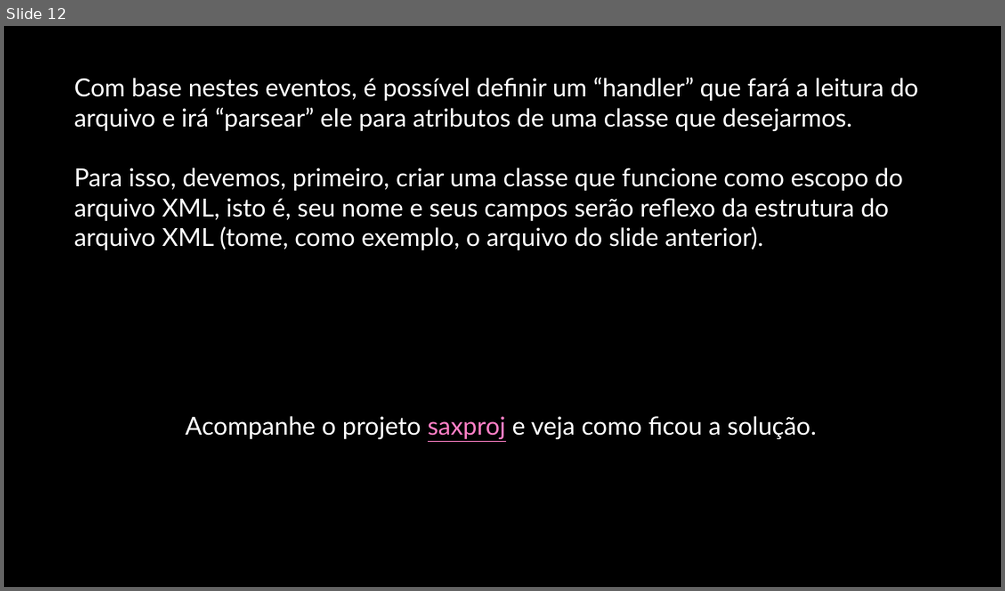
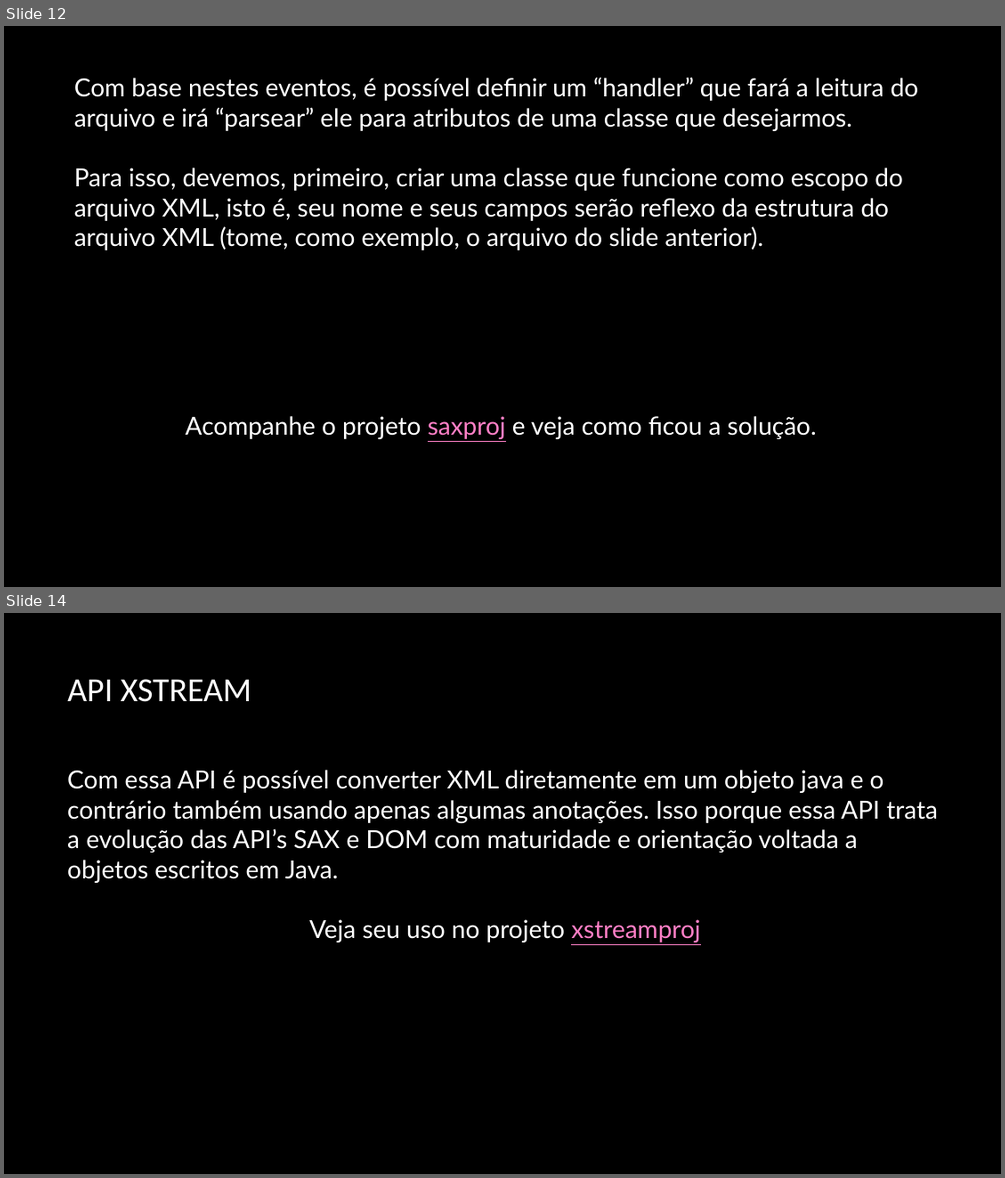
Before and after one commit to professordouglasfilho/aulasetutoriais, a slide deck: aulas/modulo4/Módulo 4 - Webservices.pptx. Shown one above the other, each under a label of ours: slide 12 before the commit, slides 12 and 14 after it; the slides between them are not shown. The pictures are 1005x591 and 1005x1178 pixels, drawn with LibreOffice and Linux fonts; fonts in the diff are those of the drawing; background and template pictures are left out. Boxes give left, top, right and bottom in pixels: in the first picture for what was removed or moved away, otherwise in the second. Text is boxed around its words. In the diff, an @@ line names an element or a change of style, - is before the commit and + after.

```diff
--- a/aulas/modulo4/Módulo 4 - Webservices.pptx
+++ b/aulas/modulo4/Módulo 4 - Webservices.pptx
@@ slide 14 added at (4,613,1001,1174), background picture (left out) @@
@@ title added at (67,679,251,702), 32.4 pt, text #FFFFFF @@
+API XSTREAM
@@ text added at (67,770,938,942), 24 pt, text #FFFFFF @@
+Com essa API é possível converter XML diretamente em um objeto java e o contrário também usando apenas algumas anotações. Isso porque essa API trata a evolução das API’s SAX e DOM com maturidade e orientação voltada a objetos escritos em Java.
+Veja seu uso no projeto xstreamproj
```
Also in this commit, not shown: 1 other slide added, 10 other files.
